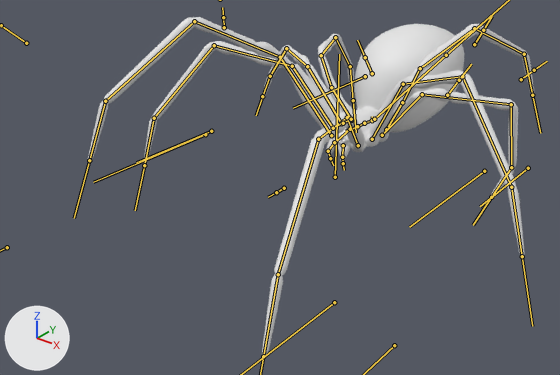
Before and after pictures for a commit that changed the FBX model Assets/Art/Characters/Models/SK_Spider.fbx.
The view is the same before and after, from a camera (50 mm lens) standing at (17.7, -26.1, 14.7) and looking at (0.0, -3.9, 1.0). Every picture has the same lights, and +X, +Y and +Z are marked at lower left. Both versions are drawn at frame 33 of the action 'SK_Spider|A_Spider_Walk_PB'; the numbers are the values there. The bones that bend it are drawn over the model as lines.

Objects in the first picture: 'SM_Spider'.
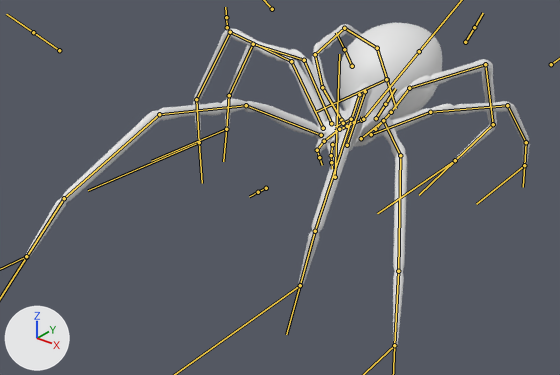
Boxes (x1, y1, x2, y2) around the edits, measured in the pictures (560 x 375 px):
'SM_Spider', posed (13% wider): before (88, 17, 534, 358); after (25, 23, 530, 348)
bone 'spine_00', root to tip: before (372, 120) to (364, 123); after (361, 120) to (354, 123)
bone 'backLeg_00_L', root to tip: before (386, 129) to (402, 102); after (375, 129) to (391, 112)
bone 'backLeg_01_L', root to tip: before (402, 102) to (420, 68); after (391, 112) to (409, 88)
bone 'backLeg_02_L', root to tip: before (420, 68) to (474, 28); after (409, 88) to (485, 64)
bone 'backLeg_03_L', root to tip: before (474, 28) to (524, 54); after (485, 64) to (493, 124)
bone 'backLeg_04_L', root to tip: before (524, 54) to (532, 95); after (493, 124) to (455, 160)
bone 'sideLeg02_00_L', root to tip: before (382, 135) to (422, 94); after (371, 134) to (430, 112)
bone 'sideLeg02_01_L', root to tip: before (422, 94) to (511, 104); after (430, 112) to (507, 105)
bone 'sideLeg02_02_L', root to tip: before (511, 104) to (511, 167); after (507, 105) to (526, 142)
bone 'sideLeg02_03_L', root to tip: before (511, 167) to (491, 197); after (526, 142) to (524, 165)
bone 'sideLeg01_00_L', root to tip: before (372, 139) to (403, 84); after (361, 138) to (383, 120)
bone 'sideLeg01_01_L', root to tip: before (403, 84) to (462, 76); after (383, 120) to (400, 155)
bone 'sideLeg01_02_L', root to tip: before (462, 76) to (511, 187); after (400, 155) to (398, 271)
bone 'sideLeg01_03_L', root to tip: before (511, 187) to (522, 256); after (398, 271) to (394, 345)
bone 'spine_03', root to tip: before (350, 129) to (336, 141); after (339, 129) to (326, 139)
bone 'frontLeg_00_L', root to tip: before (358, 145) to (347, 117); after (347, 145) to (365, 91)
bone 'frontLeg_01_L', root to tip: before (347, 117) to (318, 139); after (365, 91) to (359, 94)
bone 'frontLeg_02_L', root to tip: before (318, 139) to (278, 274); after (359, 94) to (315, 231)
bone 'frontLeg_03_L', root to tip: before (278, 274) to (263, 356); after (315, 231) to (300, 285)
bone 'frontLeg_00_R', root to tip: before (331, 135) to (280, 57); after (321, 135) to (246, 105)
bone 'frontLeg_01_R', root to tip: before (280, 57) to (194, 21); after (246, 105) to (159, 114)
bone 'frontLeg_02_R', root to tip: before (194, 21) to (105, 101); after (159, 114) to (64, 198)
bone 'frontLeg_03_R', root to tip: before (105, 101) to (89, 160); after (64, 198) to (26, 257)
bone 'sideLeg01_00_R', root to tip: before (333, 128) to (292, 66); after (323, 128) to (291, 61)
bone 'sideLeg01_01_R', root to tip: before (292, 66) to (214, 45); after (291, 61) to (230, 32)
bone 'sideLeg01_02_R', root to tip: before (214, 45) to (154, 118); after (230, 32) to (196, 99)
bone 'sideLeg01_03_R', root to tip: before (154, 118) to (144, 165); after (196, 99) to (199, 142)
bone 'sideLeg02_00_R', root to tip: before (341, 123) to (307, 66); after (331, 123) to (304, 60)
bone 'sideLeg02_01_R', root to tip: before (307, 66) to (286, 48); after (304, 60) to (253, 44)
bone 'sideLeg02_02_R', root to tip: before (286, 48) to (270, 76); after (253, 44) to (229, 95)
bone 'sideLeg02_03_R', root to tip: before (270, 76) to (262, 96); after (229, 95) to (226, 129)
bone 'backLeg_00_R', root to tip: before (351, 120) to (331, 87); after (341, 120) to (322, 87)
bone 'butt_CTRL', root to tip: before (372, 120) to (372, 116); after (361, 120) to (361, 116)

What the commit changed:
Bone 'spine_00' (bone_spine_00) moves from (-0.96, -0.29, -2.93) to (-0.4, -0.34, -3.06).
Bone 'backLeg_00_L' (bone_backleg_00_l) turns from (37, 20, -15) to (26, 9, -42) degrees about its own x, y and z.
Bone 'backLeg_01_L' (bone_backleg_01_l) turns from (3, 2, 0) to (8, 5, -2) degrees about its own x, y and z.
Bone 'backLeg_02_L' (bone_backleg_02_l) turns from (-6, 2, 4) to (-13, 8, 9) degrees about its own x, y and z.
Bone 'backLeg_03_L' (bone_backleg_03_l) turns from (-15, 1, 4) to (-44, 7, 11) degrees about its own x, y and z.
Bone 'backLeg_04_L' (bone_backleg_04_l) turns from (-10, 0, 3) to (-29, 3, 10) degrees about its own x, y and z.
Bone 'sideLeg02_00_L' (bone_sideleg02_00_l) turns from (35, 4, -20) to (16, 26, -4) degrees about its own x, y and z.
Bone 'sideLeg02_01_L' (bone_sideleg02_01_l) turns from (-10, 5, 7) to (-3, 1, 2) degrees about its own x, y and z.
Bone 'sideLeg02_02_L' (bone_sideleg02_02_l) turns from (-29, 4, 13) to (-7, 0, 3) degrees about its own x, y and z.
Bone 'sideLeg02_03_L' (bone_sideleg02_03_l) turns from (-5, 1, 14) to (-1, 0, 3) degrees about its own x, y and z.
Bone 'sideLeg01_00_L' (bone_sideleg01_00_l) turns from (35, 0, 9) to (8, -17, -10) degrees about its own x, y and z.
Bone 'sideLeg01_01_L' (bone_sideleg01_01_l) turns from (-3, 0, 0) to (4, 0, 0) degrees about its own x, y and z.
Bone 'sideLeg01_02_L' (bone_sideleg01_02_l) turns from (-12, 0, -1) to (12, 0, 1) degrees about its own x, y and z.
Bone 'sideLeg01_03_L' (bone_sideleg01_03_l) turns from (-6, 0, 0) to (6, 0, 0) degrees about its own x, y and z.
Bone 'spine_03' (bone_spine_03) turns from (-18, -1, -7) to (-13, -1, -6) degrees about its own x, y and z.
Bone 'frontLeg_00_L' (bone_frontleg_00_l) turns from (32, -4, 16) to (45, -12, 24) degrees about its own x, y and z.
Bone 'frontLeg_01_L' (bone_frontleg_01_l) turns from (0, 0, 0) to (-9, -1, -1) degrees about its own x, y and z.
Bone 'frontLeg_02_L' (bone_frontleg_02_l) turns from (1, 0, 0) to (-27, -1, -2) degrees about its own x, y and z.
Bone 'frontLeg_03_L' (bone_frontleg_03_l) turns from (1, 0, 0) to (-14, 0, -2) degrees about its own x, y and z.
Bone 'frontLeg_00_R' (bone_frontleg_00_r) turns from (51, 11, -20) to (20, 5, -2) degrees about its own x, y and z.
Bone 'frontLeg_01_R' (bone_frontleg_01_r) turns from (-5, 0, 0) to (5, 0, 0) degrees about its own x, y and z.
Bone 'frontLeg_02_R' (bone_frontleg_02_r) turns from (-13, 0, 1) to (13, 0, -1) degrees about its own x, y and z.
Bone 'frontLeg_03_R' (bone_frontleg_03_r) turns from (-7, 0, 1) to (7, 0, -1) degrees about its own x, y and z.
Bone 'sideLeg01_00_R' (bone_sideleg01_00_r) turns from (26, 6, -7) to (33, -14, -27) degrees about its own x, y and z.
Bone 'sideLeg01_01_R' (bone_sideleg01_01_r) turns from (-4, 0, 0) to (-6, 0, 0) degrees about its own x, y and z.
Bone 'sideLeg01_02_R' (bone_sideleg01_02_r) turns from (-14, 0, 1) to (-23, 1, 2) degrees about its own x, y and z.
Bone 'sideLeg01_03_R' (bone_sideleg01_03_r) turns from (-7, 0, 0) to (-12, 0, -1) degrees about its own x, y and z.
Bone 'sideLeg02_00_R' (bone_sideleg02_00_r) turns from (27, 2, 8) to (49, 17, 36) degrees about its own x, y and z.
Bone 'sideLeg02_01_R' (bone_sideleg02_01_r) turns from (1, 0, 1) to (-9, -4, -6) degrees about its own x, y and z.
Bone 'sideLeg02_02_R' (bone_sideleg02_02_r) turns from (2, 0, 1) to (-23, -2, -10) degrees about its own x, y and z.
Bone 'sideLeg02_03_R' (bone_sideleg02_03_r) turns from (0, 0, 1) to (-4, 0, -11) degrees about its own x, y and z.
Bone 'backLeg_00_R' (bone_backleg_00_r) turns from (17, -4, 22) to (18, -19, 15) degrees about its own x, y and z.
Bone 'butt_CTRL' (bone_butt_ctrl) turns from (3, -8, 0) to (3, 2, 0) degrees about its own x, y and z.
